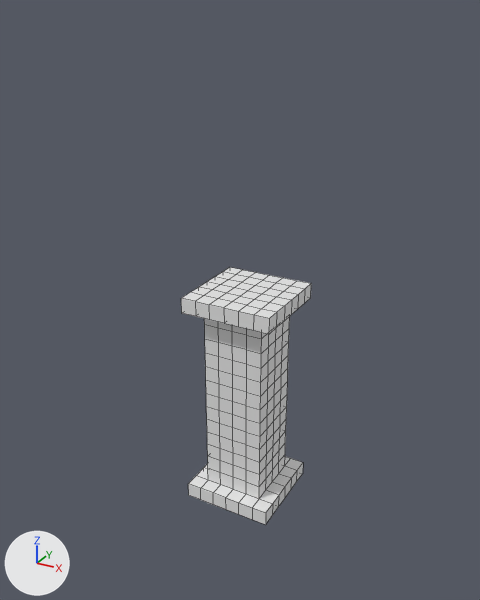
What one commit did to the FBX model Assets/FBX/pillar.fbx.
One viewpoint serves both versions: a 50 mm lens placed at (1.61, -6.76, 6.23), pointed at (-2.06, -0.09, 2.89). Lighting does not change. The marker at lower left points along +X, +Y and +Z. Mesh edges are drawn as thin lines.

Names of what the first picture shows: 'Pillar'.
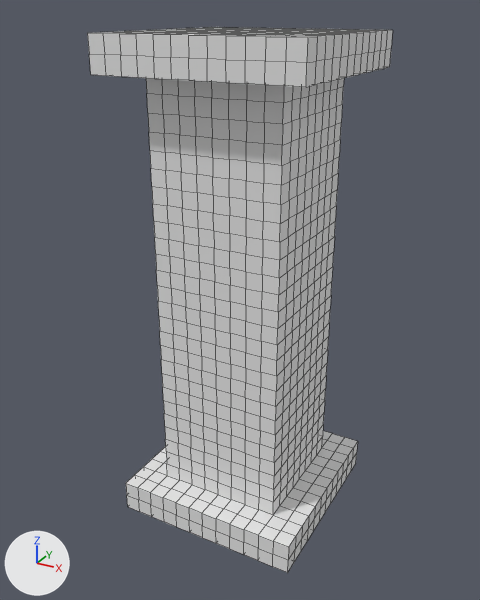
Changed parts and their boxes (x1, y1, x2, y2) in the pictures (480 x 600 px):
'Pillar', reshaped, rescaled (134% wider, 111% taller)
    before: (181, 267, 311, 525)
    after: (87, 27, 393, 573)
part 1 of me_plane_001, added
    after: (87, 27, 393, 573)

Diff of the bpy script that builds the scene:
```diff
--- a/Assets/FBX/pillar.fbx.py
+++ b/Assets/FBX/pillar.fbx.py
@@ me_plane_001 @@
 # used by ob_pillar; location = (-2.0, 0.0, 0.0)
-me_plane_001.from_pydata(...)  # 370 vertices, 368 faces; spans x -0.6..0.6, y -0.6..0.6, z 0.0..3.0
+me_plane_001.from_pydata(...)  # 1474 vertices, 1472 faces; spans x -0.6..0.6, y -0.6..0.6, z 0.0..3.0
+# me_plane_001 part 1: 1104 vertices added at x -0.6..0.6, y -0.6..0.6, z 0.0..3.0
@@ ob_pillar @@
 ob_pillar.location = (-2.0, 0.0, 0.0)
+ob_pillar.scale = (2.0, 2.0, 2.0)
```
